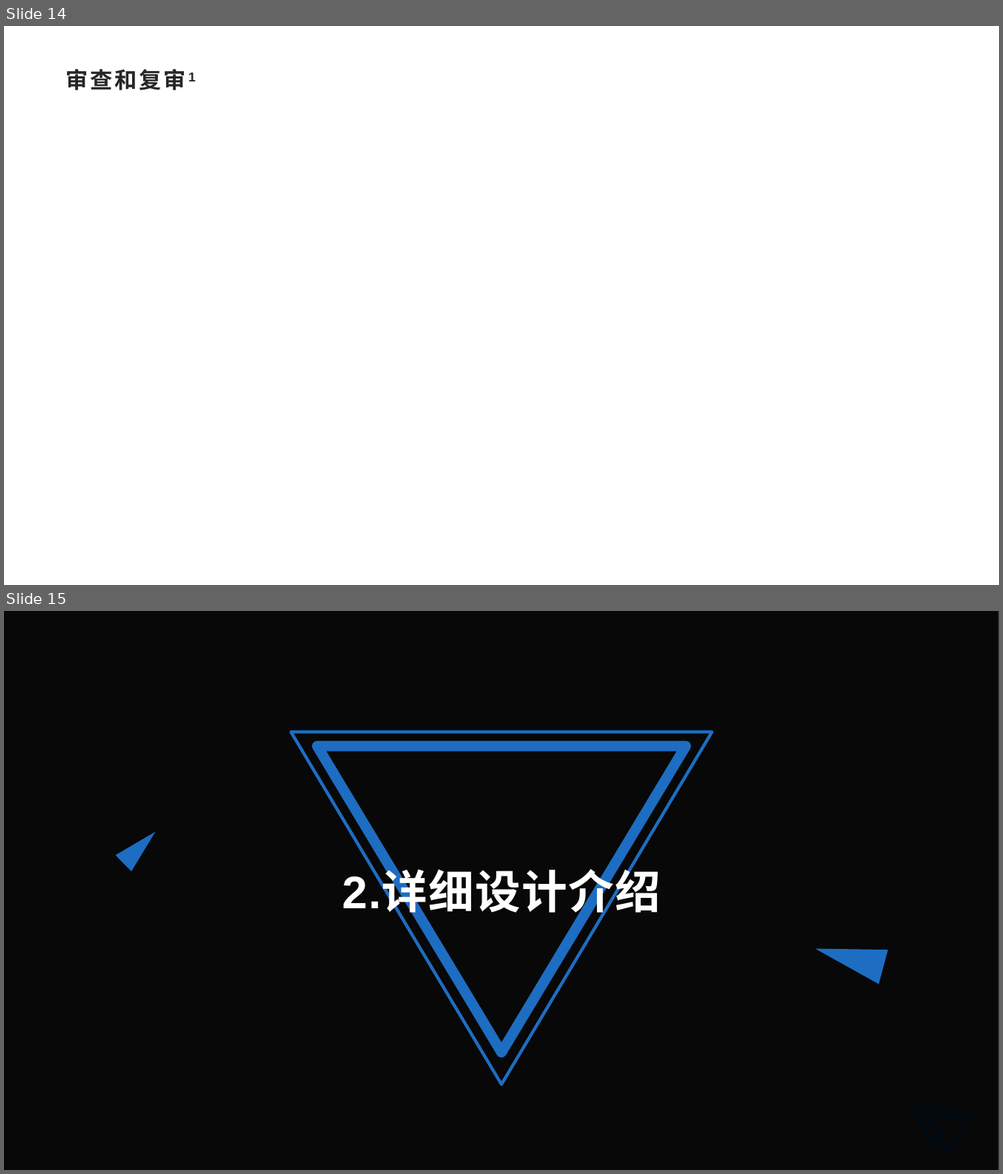
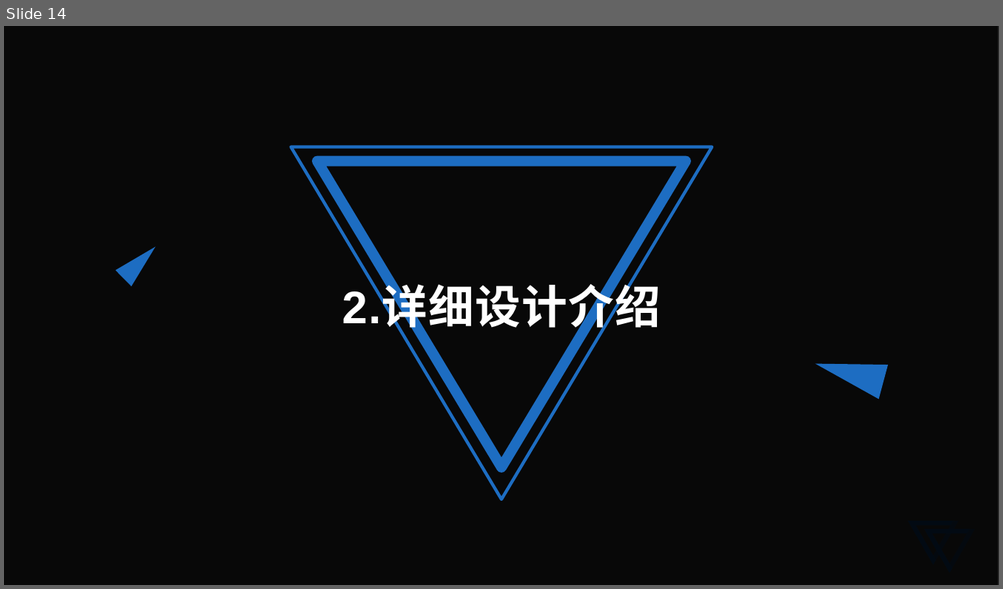
Before and after one commit to xlisses/ruang, a slide deck: detailed_design/项目设计.pptx. Shown one above the other, each under a label of ours: slides 14 and 15 before the commit, slide 14 after it. The pictures are 1003x1174 and 1003x589 pixels, drawn with LibreOffice and Linux fonts; fonts in the diff are those of the drawing; background and template pictures are left out; a plain dark background stands for a picture behind light text. Boxes give left, top, right and bottom in pixels: in the first picture for what was removed or moved away, otherwise in the second. Text is boxed around its words. In the diff, an @@ line names an element or a change of style, - is before the commit and + after.

```diff
--- a/detailed_design/项目设计.pptx
+++ b/detailed_design/项目设计.pptx
@@ slide 14 removed at (4,26,999,585), background #FFFFFF @@
@@ title removed at (66,69,196,90) @@
-审查和复审1
@@ what was slide 15 is now slide 14 @@
```
Also in this commit, not shown: 1 slide changed, 1 other file.
